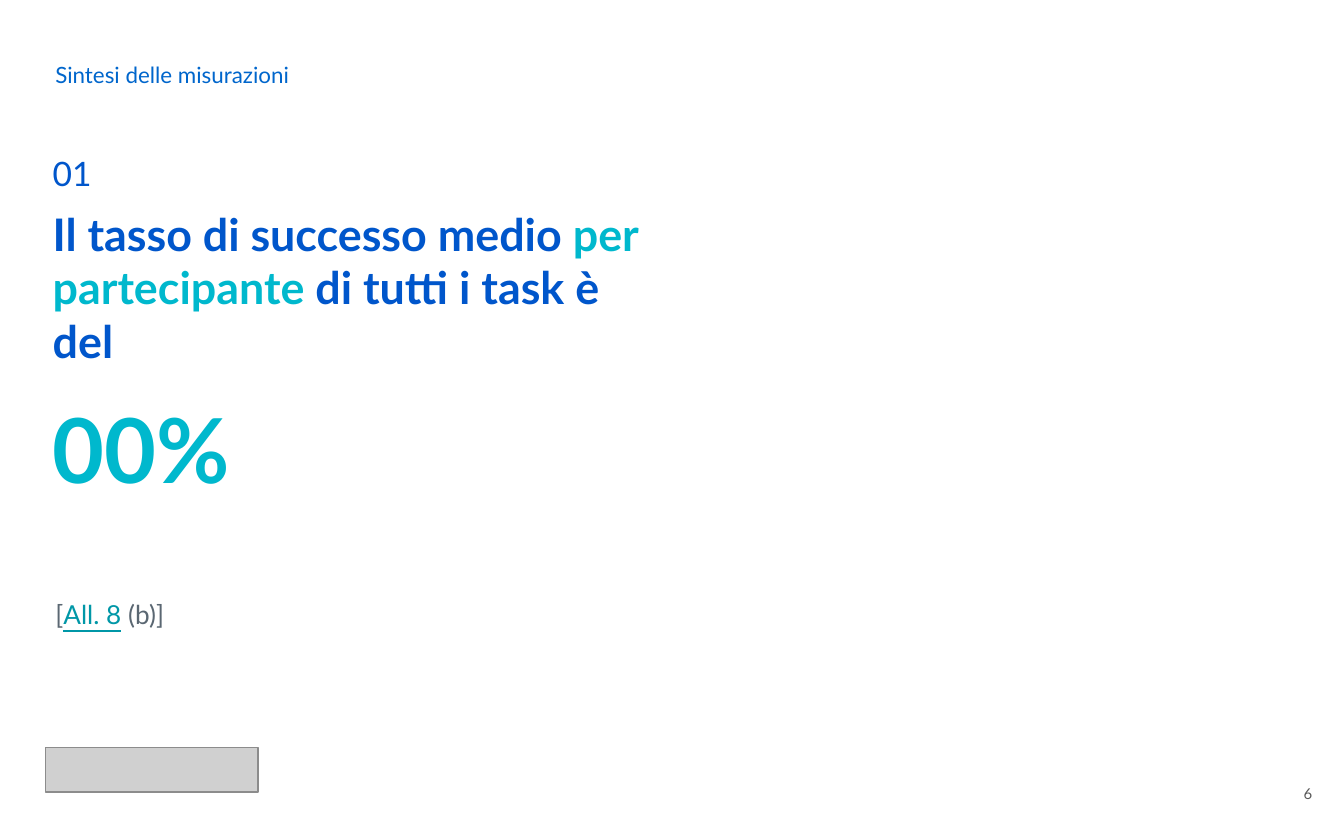
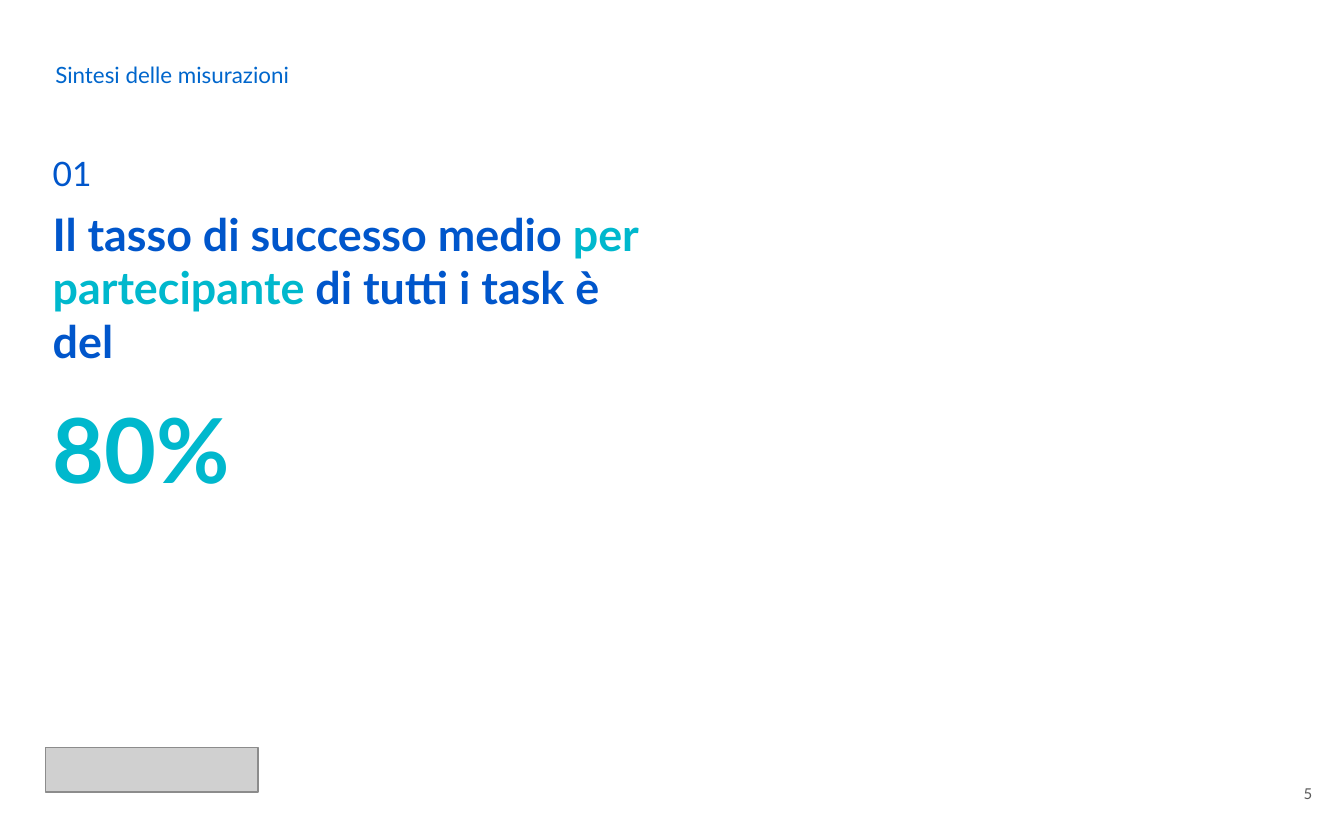
Before and after one commit to GiuVol/Progetto-IUM-21-22, a slide deck: slide 5 of Report dei risultati.pptx (slide 6 before the commit). Drawn at 1344x840 pixels with LibreOffice and Linux fonts; fonts in the diff are those of the drawing; grey boxes stand for pictures. Boxes give left, top, right and bottom in pixels: in the first picture for what was removed or moved away, otherwise in the second. Text is boxed around its words. In the diff, an @@ line names an element or a change of style, - is before the commit and + after.

```diff
--- a/Report dei risultati.pptx
+++ b/Report dei risultati.pptx
@@ text at box(53, 417, 230, 484): text changed @@
-00%
+80%
@@ text removed at box(55, 604, 164, 628) @@
-[All. 8 (b)]
@@ page number at box(1304, 788, 1313, 799): text changed @@
-6
+5
```
Also in this commit, not shown: 7 other slides changed, 4 slides added, 3 slides removed.
